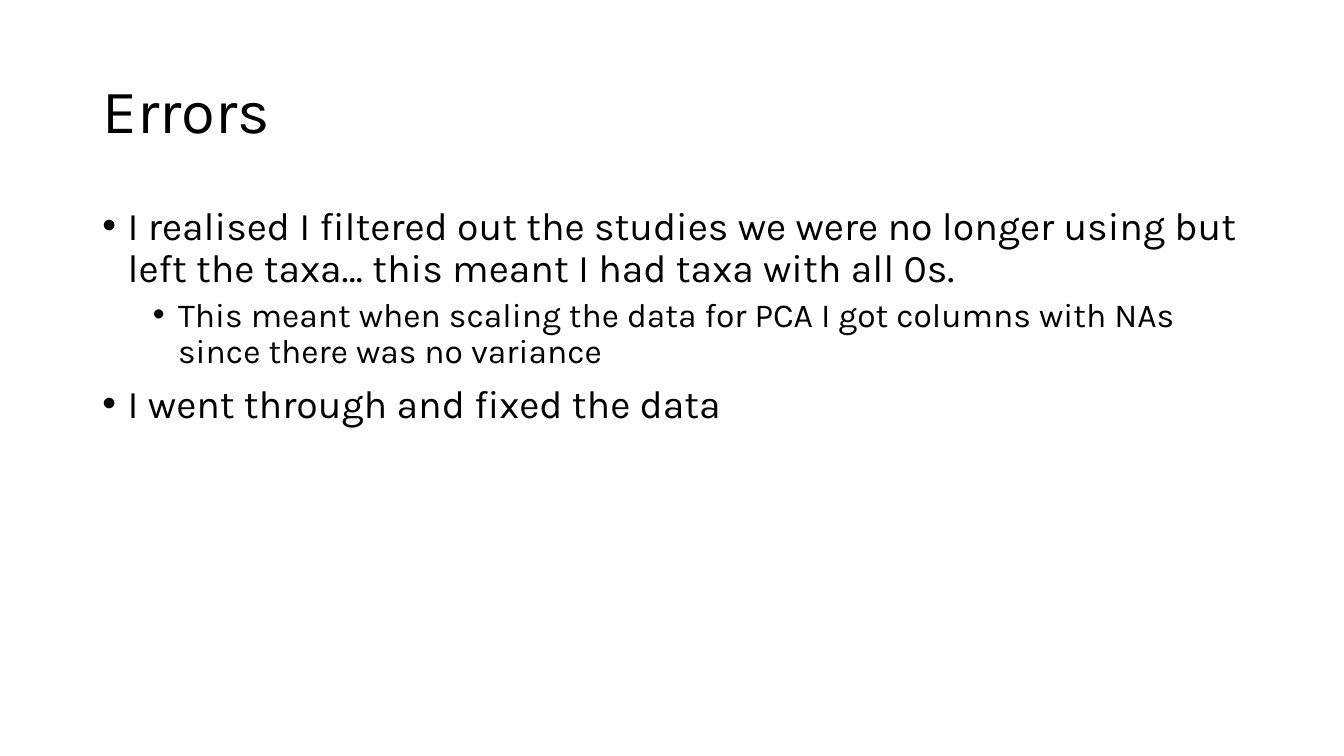
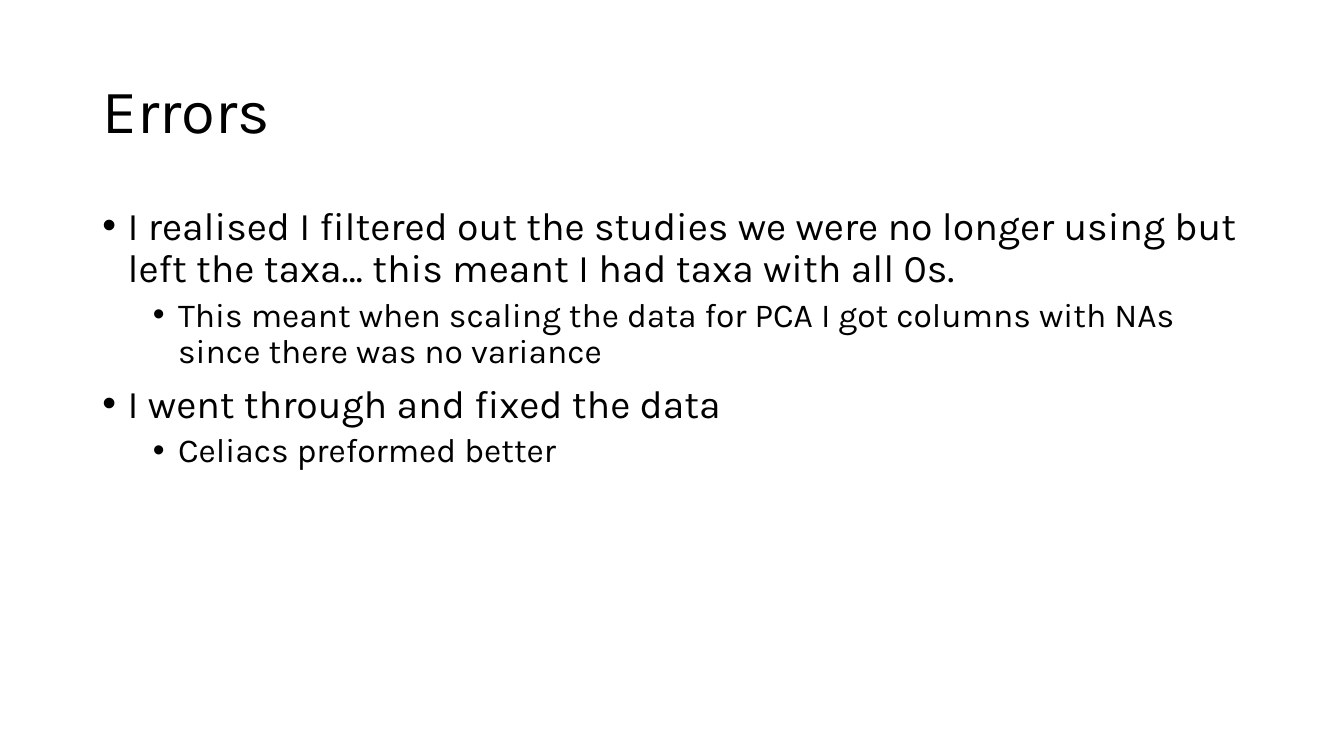
Before and after one commit to Abeoseh/Fodor, a slide deck: slide 2 of DEBIAS-M/data/DEBIAS-M results.pptx. Drawn at 1344x756 pixels with LibreOffice and Linux fonts; fonts in the diff are those of the drawing. Boxes give left, top, right and bottom in pixels: in the first picture for what was removed or moved away, otherwise in the second. Text is boxed around its words. In the diff, an @@ line names an element or a change of style, - is before the commit and + after.

Commit message:
finished powerpoint

```diff
--- a/DEBIAS-M/data/DEBIAS-M results.pptx
+++ b/DEBIAS-M/data/DEBIAS-M results.pptx
@@ text at <box>178,439,556,470</box>: paragraph added @@
+  • Celiacs preformed better
```
Also in this commit, not shown: 8 slides added, 17 other files.
